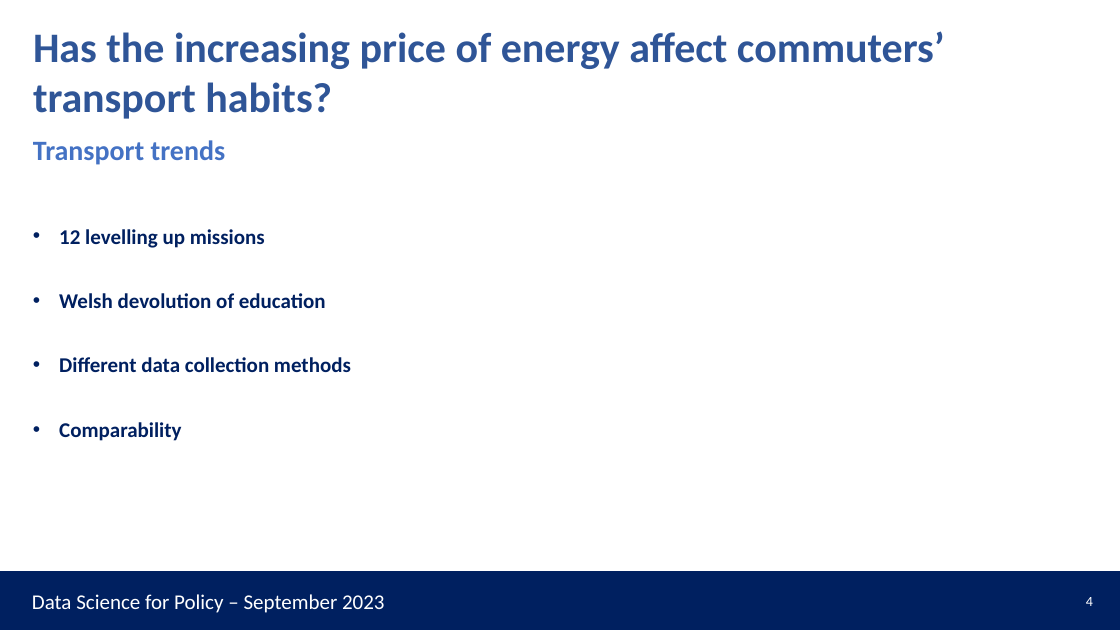
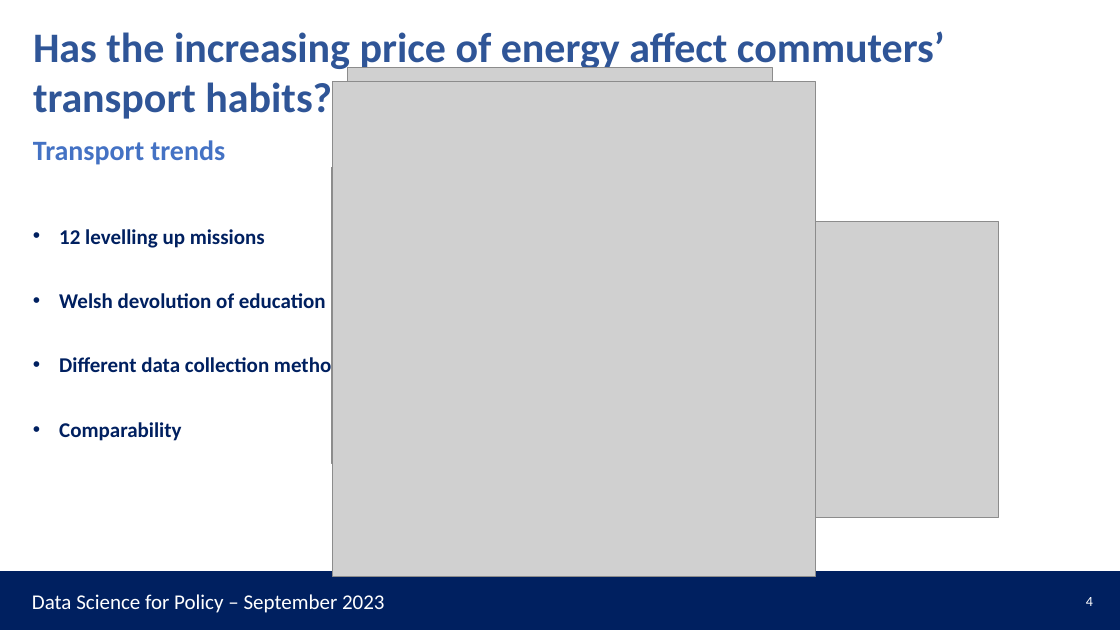
Before and after one commit to communitiesuk/data_science_for_policy, a slide deck: slide 4 of output/Data Science for Policy.pptx. Drawn at 1120x630 pixels with LibreOffice and Linux fonts; fonts in the diff are those of the drawing; grey boxes stand for pictures. Boxes give left, top, right and bottom in pixels: in the first picture for what was removed or moved away, otherwise in the second. Text is boxed around its words. In the diff, an @@ line names an element or a change of style, - is before the commit and + after.

```diff
--- a/output/Data Science for Policy.pptx
+++ b/output/Data Science for Policy.pptx
@@ picture added at [332, 82, 815, 576] @@
@@ picture added at [348, 67, 772, 562] @@
@@ picture added at [331, 167, 789, 463] @@
@@ picture added at [541, 221, 999, 517] @@
```
Also in this commit, not shown: 2 other slides changed, 14 other files.
